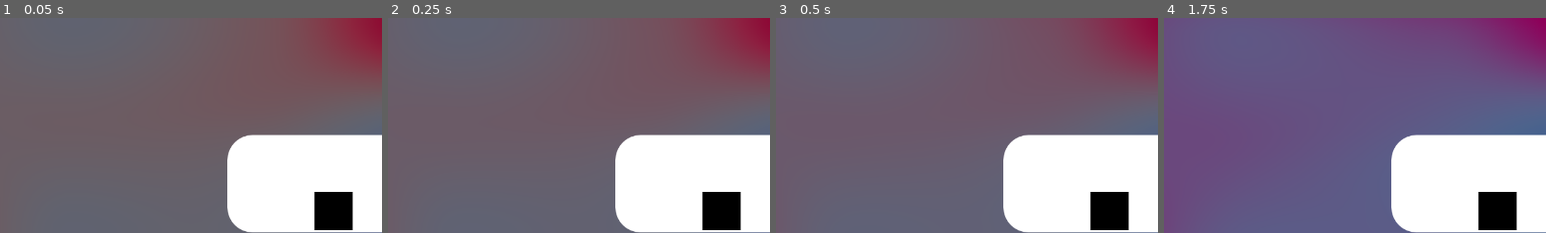
Above: before the commit, frames 1-4 (left to right).
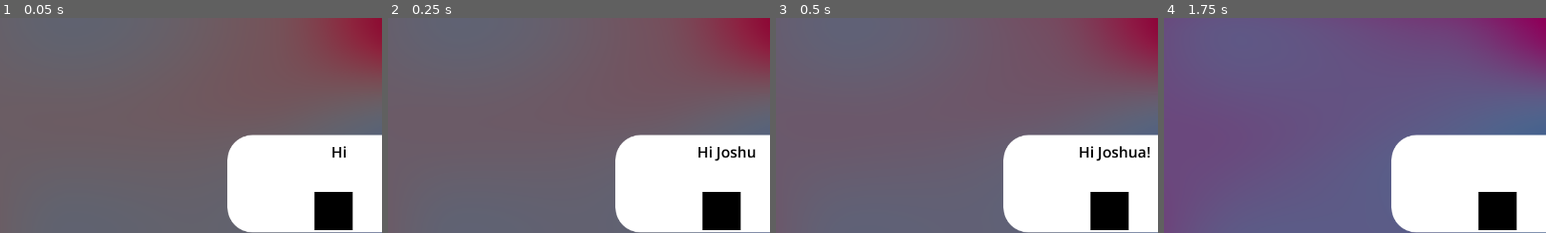
Above: after the commit, the same moments.

Repository: SamiAchnine/clash-cheese-project-adventure
Game: Godot game, scene res://TEST.tscn
Same seed, same stepped clock (60 frames per second), same inputs: the game is played once before the commit and once after it. Video files are missing from this copy of the repository; at most half a second of black plays in their place.
Inputs (mouse positions are % of the whole screen's width and height, from its top left):
- Up to frame 1 (0.05 s): no input
- Up to frame 2 (0.25 s): no input
- Up to frame 3 (0.5 s): no input
- Up to frame 4 (1.75 s): tap Enter (ui_accept) at 0.5, 0.77 s; move the mouse to (72, 45) at 0.52 s; click "Continue" at 1.25 s
The pictures show only the part of the screen within x 41-91%, y 50-100%; the shares and areas given below are measured in that part.

The runs differ from the first frame. In frame 1, 0.1% of the frame differs, in the area x 87-91%, y 59-66%; in frame 2, 0.4%; in frame 3, 0.5%, in the area x 79-98%, y 59-67%; in frame 4, nothing differs.
Error before the commit: Invalid access to property or key 'current_node_id' on a base object of type 'Label'. (res://talking_flower.gd:30)

Commit message:
Final Commit - Main

Diff:
--- a/TEST.tscn
+++ b/TEST.tscn
@@ -59,8 +59,8 @@
 layout_mode = 2
 
 [node name="TalkingFlower" type="CanvasLayer" parent="."]
-script = ExtResource("3_4jtfw")
-text_box_path = NodePath("FlowerBox/Label")
+script = ExtResource("3_sfssh")
+text_box_path = NodePath("../CanvasLayer")
 
 [node name="FlowerBox" type="VBoxContainer" parent="TalkingFlower"]
 anchors_preset = -1
Not shown: 1 places in TEST.tscn that only renumber resources
